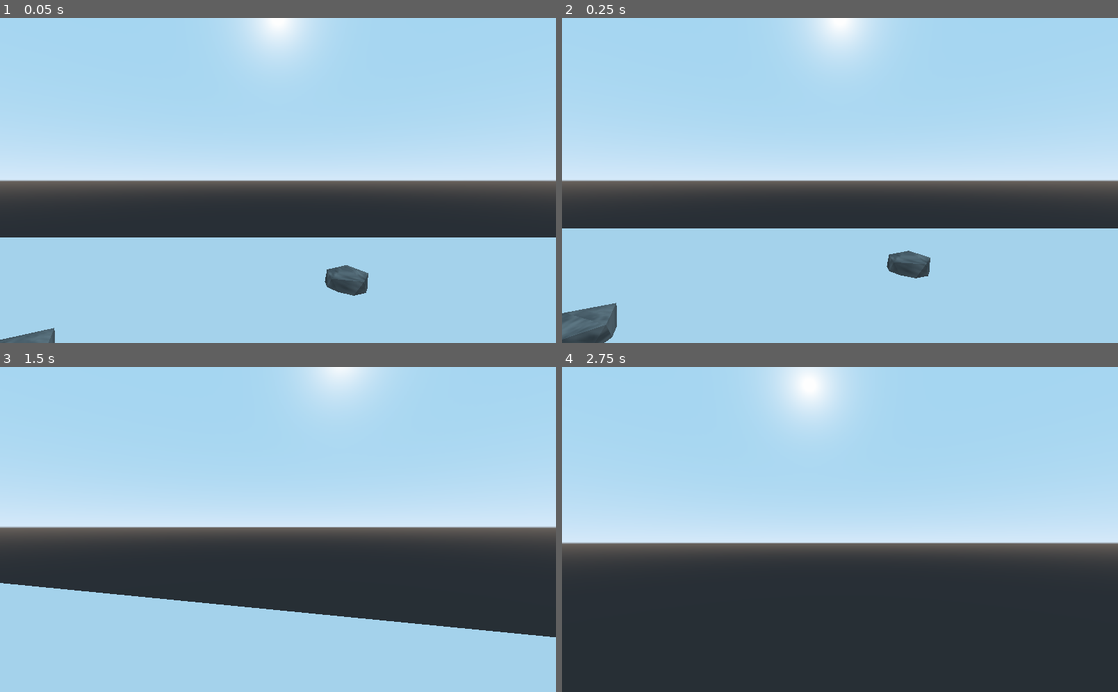
Above: before the commit, frames 1-4 (two rows, left to right).
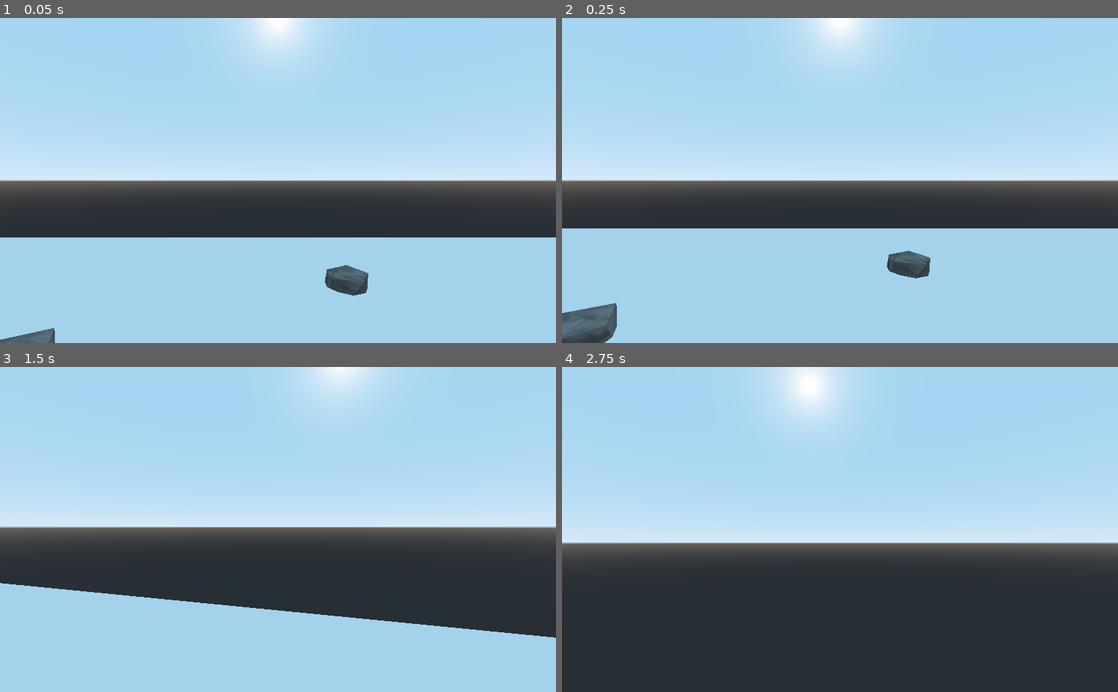
Above: after the commit, the same moments.

Repository: jojomud/TaoTeChing53
Game: Godot game, scene res://Scenes/MainPath.tscn
Two runs of this game, one before a commit and one after it. Both use one fixed random seed, a clock stepped at 60 frames per second and the inputs below. The project has no main scene, so this scene is started directly.
Inputs (mouse positions are in pixels of both pictures, inside the frame that each line leads up to):
- Up to frame 1 (0.05 s): no input
- Up to frame 2 (0.25 s): no input
- Up to frame 3 (1.5 s): tap Enter at 0.5 s; move the mouse to (305, 529) at 0.52 s; hold W (Move_Forward) from 0.53 s (still down); move the mouse to (250, 529) at 1.27 s
- Up to frame 4 (2.75 s): keep holding W (Move_Forward); move the mouse to (851, 523) at 2.02 s

The runs differ from the first frame. In frame 1, less than 0.1% of the frame differs, in the area x 63-64%, y 85-86%; in frame 2, nothing differs; in frame 3, less than 0.1%, in the area x 0-100%, y 66-84%; in frame 4, nothing differs.

Commit message:
Update MainPath.tscn

Diff:
--- a/Scenes/MainPath.tscn
+++ b/Scenes/MainPath.tscn
@@ -1,11 +1,10 @@
-[gd_scene load_steps=12 format=2]
+[gd_scene load_steps=11 format=2]
 
 [ext_resource path="res://Scenes/Player.tscn" type="PackedScene" id=1]
 [ext_resource path="res://Models/rock/ROCK.tscn" type="PackedScene" id=2]
 [ext_resource path="res://Models/plant/plant.obj" type="ArrayMesh" id=3]
 [ext_resource path="res://Models/plant/plant.png" type="Texture" id=4]
 [ext_resource path="res://Models/PinkTRee/PinkTree.tscn" type="PackedScene" id=5]
-[ext_resource path="res://Models/door1/door.tscn" type="PackedScene" id=6]
 
 [sub_resource type="BoxShape" id=1]
 
@@ -90,6 +89,3 @@
 
 [node name="PinkTree" parent="." instance=ExtResource( 5 )]
 transform = Transform( 0.69201, 0, 0.10546, 0, 0.7, 0, -0.10546, 0, 0.69201, -12.1585, 0.100006, -0.577806 )
-
-[node name="door" parent="." instance=ExtResource( 6 )]
-transform = Transform( 1, 0, 0, 0, 1, 0, 0, 0, 1, 9.41497, 2.17289, -6.57358 )
